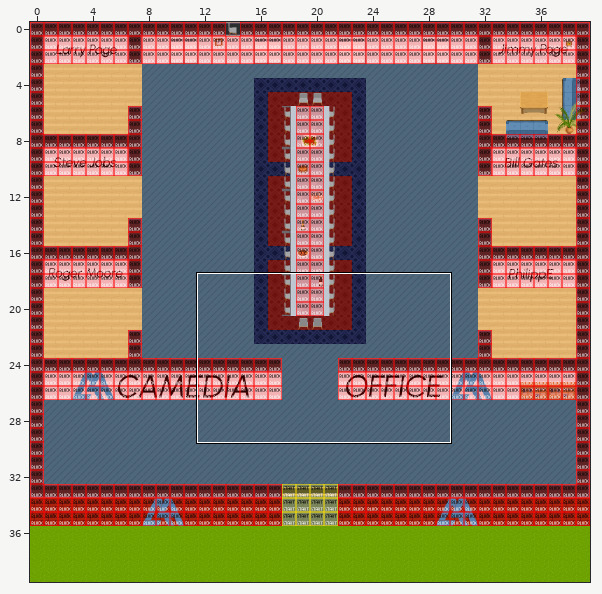
One commit to this Tiled map (JSON): camedia.tmj. The first picture is a wide view before the edit; the outline marks the close-up.
Close-up. Earlier state:
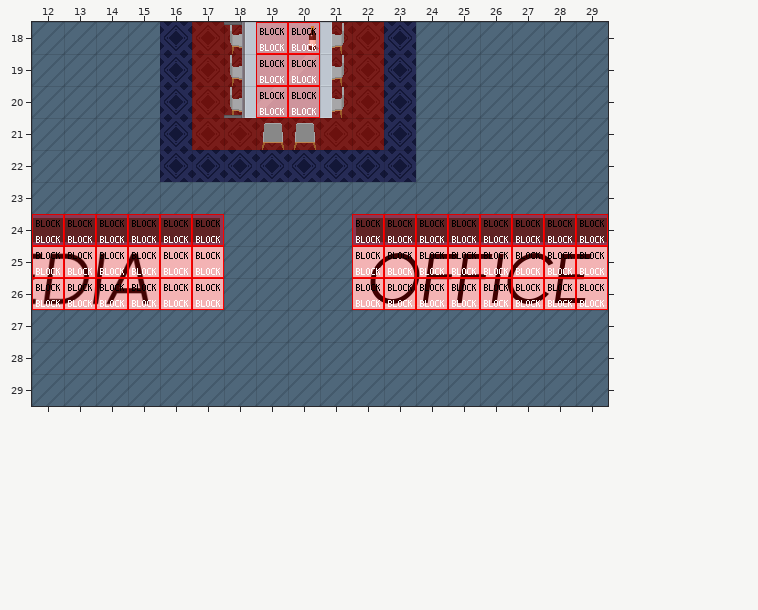
Cells are 32x32 px. Shown: x 12..29, y 18..29. The commit also changed other parts of the map, which this record leaves out.
After the commit:
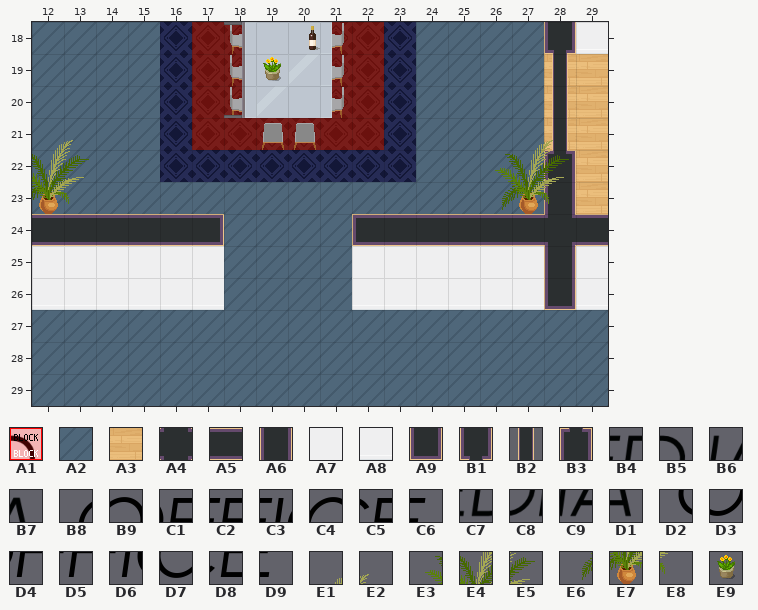
Key: from "Chunk 1": A1 1, A2 3, A3 4, A4 17, A5 20, A6 23, A7 24, A8 26, A9 27, B1 31, B2 32, B3 33, B4 133, B5 134, B6 135, B7 136, B8 137, B9 138, C1 139, C2 140, C3 141, C4 142, C5 143, C6 144, C7 154, C8 155, C9 156, D1 157, D2 158, D3 159, D4 160, D5 161, D6 162, D7 163, D8 164, D9 165, E1 197, E2 198, E3 199, E4 200, E5 201, E6 202, E7 203, E8 204, E9 241.
__ is an empty cell, .. an unchanged one.
See-through tiles are keyed as they look on the map.
Difference:
--- layer "floors/floor"
@@ x 28..29 @@
-18 A2 A2
-19 A2 A2
-20 A2 A2
-21 A2 A2
-22 A2 A2
-23 A2 A2
+18 __ __
+19 A3 A3
+20 A3 A3
+21 A3 A3
+22 __ A3
+23 __ A3
--- layer "walls/walls"
@@ x 28..29 @@
-18 __ __
-19 __ ..
-20 __ ..
-21 __ ..
-22 __ ..
-23 __ ..
-24 A5 ..
-25 A7 ..
-26 A8 ..
+18 B1 A8
+19 B2 ..
+20 B2 ..
+21 B2 ..
+22 B3 ..
+23 A6 ..
+24 A4 ..
+25 A6 ..
+26 A9 ..
--- layer "walls/wall-decorations"
@@ x 12..29 @@
-25 B4 B5 B6 B7 .. .. .. .. .. .. B8 B9 C1 C2 C3 C4 C5 C6
-26 C7 C8 C9 D1 .. .. .. .. .. .. D2 D3 D4 D5 D6 D7 D8 D9
+25 __ __ __ __ .. .. .. .. .. .. __ __ __ __ __ __ __ __
+26 __ __ __ __ .. .. .. .. .. .. __ __ __ __ __ __ __ __
--- layer "furniture/decoration"
@@ x 19..19 @@
-19 __
+19 E9
--- layer "vegetation/flowers"
@@ x 12..28 @@
-21 __ __ .. .. .. .. .. .. .. .. .. .. .. .. .. __ __
-22 __ __ .. .. .. .. .. .. .. .. .. .. .. .. __ __ __
-23 __ __ .. .. .. .. .. .. .. .. .. .. .. .. __ __ __
+21 E1 E2 .. .. .. .. .. .. .. .. .. .. .. .. .. E1 E2
+22 E4 E5 .. .. .. .. .. .. .. .. .. .. .. .. E3 E4 E5
+23 E7 E8 .. .. .. .. .. .. .. .. .. .. .. .. E6 E7 E8
--- layer "collisions" (now hidden)
@@ x 19..20 @@
-18 A1 A1
-19 A1 A1
-20 A1 A1
+18 __ __
+19 __ __
+20 __ __
@@ x 12..29 @@
-24 A1 A1 A1 A1 A1 A1 .. .. .. .. A1 A1 A1 A1 A1 A1 A1 A1
-25 A1 A1 A1 A1 A1 A1 .. .. .. .. A1 A1 A1 A1 A1 A1 A1 A1
-26 A1 A1 A1 A1 A1 A1 .. .. .. .. A1 A1 A1 A1 A1 A1 A1 A1
+24 __ __ __ __ __ __ .. .. .. .. __ __ __ __ __ __ __ __
+25 __ __ __ __ __ __ .. .. .. .. __ __ __ __ __ __ __ __
+26 __ __ __ __ __ __ .. .. .. .. __ __ __ __ __ __ __ __
Pixel boxes of the changes (left, top, right, bottom) in both close-ups:
changed: (256, 22, 320, 118)
changed: (352, 22, 608, 310)
changed: (32, 140, 224, 310)
